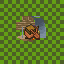
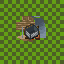
Layers edited between the first and the second 64px x 64px image:
showed group "Items" (6 layers) over bbox(25, 24, 39, 39)
moved "minecart.png" above "chest_minecart.png" over bbox(25, 25, 39, 39)
moved "Boat" above "Boat and Chest" over bbox(25, 25, 39, 39)
moved "fishing_rod.png" above "fishing_rod_cast.png" over bbox(26, 25, 39, 39)
